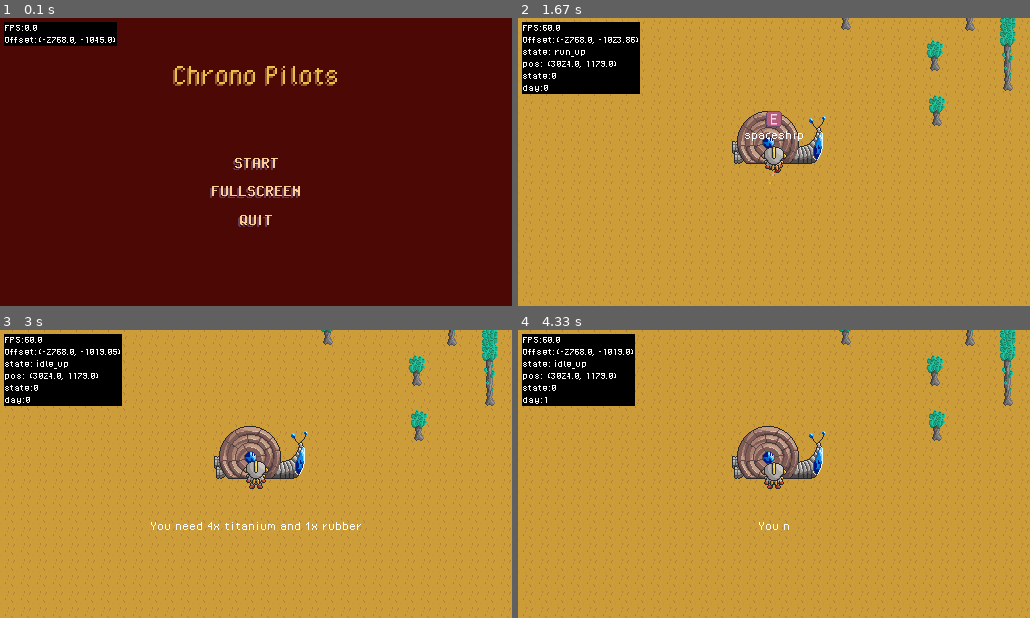
Above: before the commit, frames 1-4 (two rows, left to right).
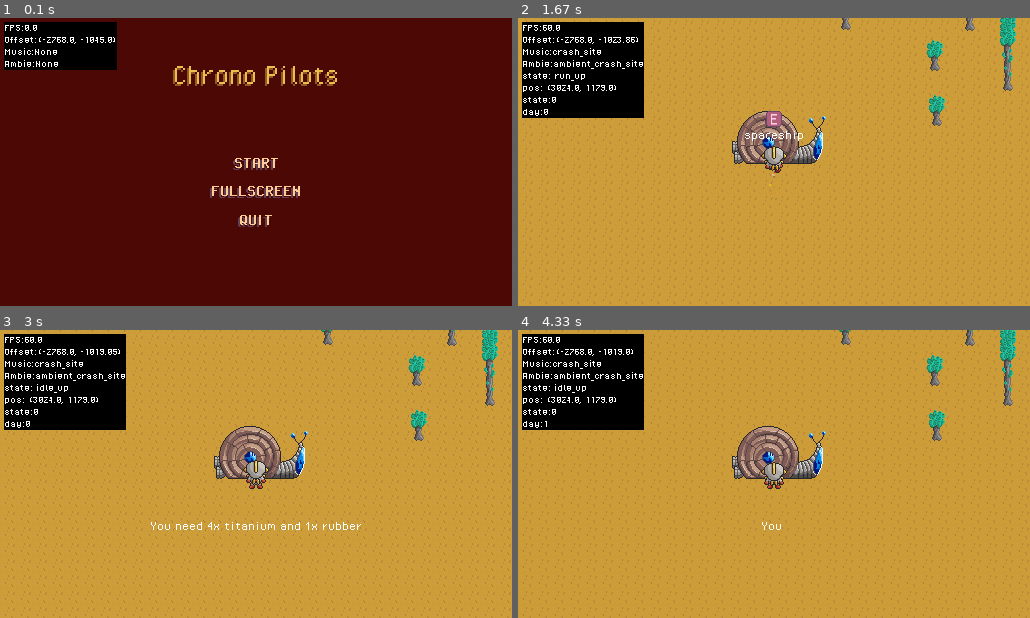
Above: after the commit, the same moments.

Repository: VantaTree/ChronoPilots
Game: pygame game, started from main.py
The game is run twice, just before and just after one commit, with the same random seed, the same clock (stepped at 60 frames per second) and the same inputs.
Inputs:
- Up to frame 1 (0.1 s): no input
- Up to frame 2 (1.67 s): click "START" at 0.38 s; tap Esc at 0.67 s; tap Space at 1, 1.4 s; hold W from 1.33 s (still down)
- Up to frame 3 (3 s): tap Space at 1.7, 1.9, 2.2, 2.4, 2.7, 2.97 s; release W at 1.8 s; hold D 1.83-2.3 s
- Up to frame 4 (4.33 s): tap Space at 3.3, 3.6, 3.73, 4.13 s; hold W 3.67-4.03 s

The runs differ from the first frame. In frame 1, 1.8% of the frame differs, in the area x 0-23%, y 9-19%; in frame 2, 2.7%; in frame 3, 2.7%; in frame 4, 3.0%, in the area x 0-53%, y 1-70%.

Commit message:
implemented music

Diff:
--- a/main.py
+++ b/main.py
@@ -64,6 +64,8 @@
             if self.master.dt > 10: self.master.dt = 10
             self.debug("FPS:", round(self.clock.get_fps(), 2))
             self.debug("Offset:", (round(self.master.offset.x, 2), round(self.master.offset.y, 2)))
+            self.debug("Music:", self.master.music.current_track)
+            self.debug("Ambie:", self.master.ambience.current_track)
 
             for event in pygame.event.get((pygame.QUIT)):
 
@@ -73,6 +75,8 @@
 
             await asyncio.sleep(0)
 
+            self.master.music.run()
+            self.master.ambience.run()
             self.run_states()
             self.debug.draw()
 
--- a/modules/cutscene.py
+++ b/modules/cutscene.py
@@ -86,7 +86,7 @@
             self.bottom_text = self.master.font_1.render("Press Space to Continue", False, (255, 255, 255))
             self.bottom_text_rect = self.bottom_text.get_rect(topleft=(5, 5))
 
-            self.letter_increment_timer = CustomTimer()
+            self.letter_increment_timer = CustomTimer(True)
             self.letter_increment_timer.start(40, 0)
 
     def check_events(self):
--- a/modules/engine.py
+++ b/modules/engine.py
@@ -63,13 +63,14 @@
 
 class CustomTimer:
 
-    def __init__(self):
+    def __init__(self, auto_clear=False):
 
         self.running = False
 
         self.duration = None
         self.start_time = None
         self.loops = 0
+        self.auto_clear = auto_clear
 
     def start(self, duration, loops=1):
 
@@ -92,7 +93,11 @@
             self.loops -= 1
             if self.loops == 0:
                 self.running = False
-            else: self.start_time += self.duration
+            else:
+                if self.auto_clear:
+                    self.start_time = pygame.time.get_ticks()
+                else:
+                    self.start_time += self.duration
             return True
 
 # def blur_image(image, radius=6):
--- a/modules/game.py
+++ b/modules/game.py
@@ -73,6 +73,9 @@
         self.level = self.terrain_level
         self.master.level = self.level
 
+        # self.master.ambience.fadeout()
+        # self.master.music.change_track("main_menu")
+
     def transition_to(self, map, pos):
 
         if map == "terrain":
@@ -97,8 +100,26 @@
 
     def run(self):
 
-        self.master.music.run()
-        self.master.ambience.run()
+        # self.master.music.run()
+        # self.master.ambience.run()
+
+        target_music = None
+        target_amb = None
+        if self.level.map_type == "terrain":
+            if self.level.spawn_rect.colliderect(self.player.rect):
+                target_music = "crash_site"
+                target_amb = "ambient_crash_site"
+            else:
+                target_music = "plains"
+                target_amb = "ambient_plains"
+        else:
+            target_music = "cave"
+            target_amb = "ambient_cave"
+
+        if self.master.music.current_track != target_music:
+            self.master.music.change_track(target_music)
+        if self.master.ambience.current_track != target_amb:
+            self.master.ambience.change_track(target_amb)
 
         if self.paused:
             self.pause_menu.draw()
--- a/modules/interactions.py
+++ b/modules/interactions.py
@@ -85,7 +85,7 @@
         self.in_multi_choice = False
         self.multi_c_index = 0
 
-        self.letter_increment_timer = CustomTimer()
+        self.letter_increment_timer = CustomTimer(True)
         self.letter_increment_timer.start(40, 0)
 
         self.the_text = obj.interaction_text_dict[obj_key]
--- a/modules/level.py
+++ b/modules/level.py
@@ -25,6 +25,8 @@
 
         self.data = load_pygame(F"data/map/{map_type}.tmx")
         self.size = self.data.width, self.data.height
+
+        self.spawn_rect = pygame.Rect(-10000, -100000, 4*CHUNK, 4*CHUNK)
 
         if map_type == "terrain":
             self.init_overworld()
@@ -88,8 +90,9 @@
     def init_overworld(self):
 
         SpaceShip1(self.master, [self.master.camera.draw_sprite_grp, self.obj_grp], (3024, 1169), self.object_hitboxes)
+        self.spawn_rect.center = (3024, 1169)
+        Door(self.master, [self.obj_grp], "cave")
         Enemy(self.master, [self.master.camera.draw_sprite_grp, self.enemy_grp], (688, 232), "test")
-        Door(self.master, [self.obj_grp], "cave")
 
         self.maroon_overlay = pygame.Surface(self.screen.get_size())
         self.maroon_overlay.fill(0x4C4A93)
@@ -115,10 +118,13 @@
         if self.map_type == "terrain":
             if which_pilot == 2:
                 SpaceShip2(self.master, [self.master.camera.draw_sprite_grp, self.obj_grp], (2624, 1360), self.object_hitboxes)
+                self.spawn_rect.center = (2624, 1360)
             if which_pilot == 3:
                 SpaceShip3(self.master, [self.master.camera.draw_sprite_grp, self.obj_grp], (1136, 320), self.object_hitboxes)
+                self.spawn_rect.center = (1136, 320)
             if which_pilot == 4:
                 SpaceShip4(self.master, [self.master.camera.draw_sprite_grp, self.obj_grp], (342, 1300), self.object_hitboxes)
+                self.spawn_rect.center = (342, 1300)
 
         for obj in self.obj_grp.sprites():
             obj.change_pilot(which_pilot)
--- a/modules/music.py
+++ b/modules/music.py
@@ -11,7 +11,7 @@
             "cave": "music/Music_Cave.ogg",
             "crash_site": "music/Music_Crash_Site.ogg",
             "plains": "music/Music_Plains.ogg",
-            "main_menu": "music/Music_Main_Menu.ogg"
+            "main_menu": "music/Music_MainMenu.ogg"
         }
         self.stream = pygame.mixer.music
         self.is_ambience = is_ambience
@@ -28,7 +28,12 @@
         self.START_NEW_TRACK_TIMER = CustomTimer()
 
         self.START_NEW_TRACK_TIMER.start(500)
-        self.change_track_to = "crash_site"
+        self.change_track_to = "main_menu"
+
+    def fadeout(self, time=2_000):
+        if self.is_loaded:
+            self.stream.fadeout(time)
+            self.current_track = None
 
     def change_track(self, track_type):
         if track_type == self.current_track: return
@@ -37,7 +42,9 @@
             self.stream.fadeout(2_000)
             delay = 2_100
         self.START_NEW_TRACK_TIMER.start(delay)
+        self.current_track = track_type
         self.change_track_to = track_type
+        print(track_type)
 
     def process_events(self):
 
@@ -91,5 +98,5 @@
         r = pygame.mixer.set_reserved(1)
         print(F"{r} channels reserved")
         self.stream = pygame.mixer.find_channel()
-        self.change_track_to = "ambient_crash_site"
-        self.START_NEW_TRACK_TIMER.start(500)
+        # self.change_track_to = "ambient_crash_site"
+        # self.START_NEW_TRACK_TIMER.start(500)
--- a/modules/particle.py
+++ b/modules/particle.py
@@ -13,7 +13,7 @@
         self.above_grp = CustomGroup()
         self.below_grp = CustomGroup()
 
-        self.player_footstep_timer = CustomTimer()
+        self.player_footstep_timer = CustomTimer(True)
         self.player_footstep_timer.start(80, 0)
 
     def change_pilot(self, which_pilot):
